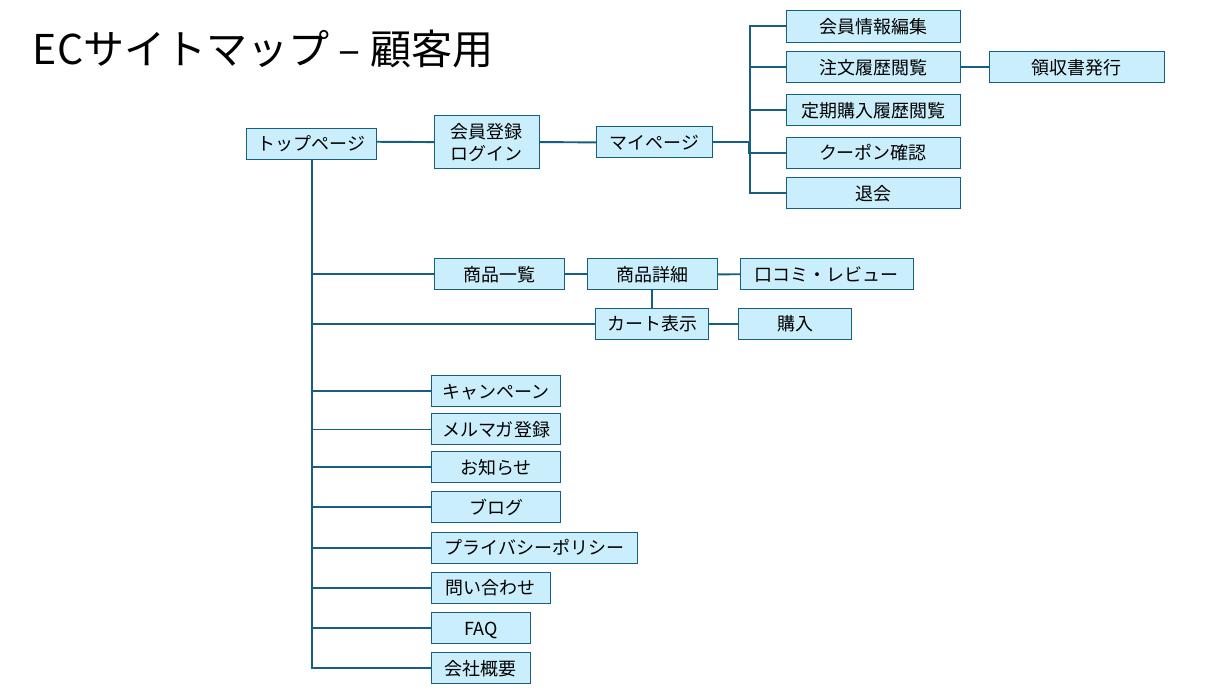
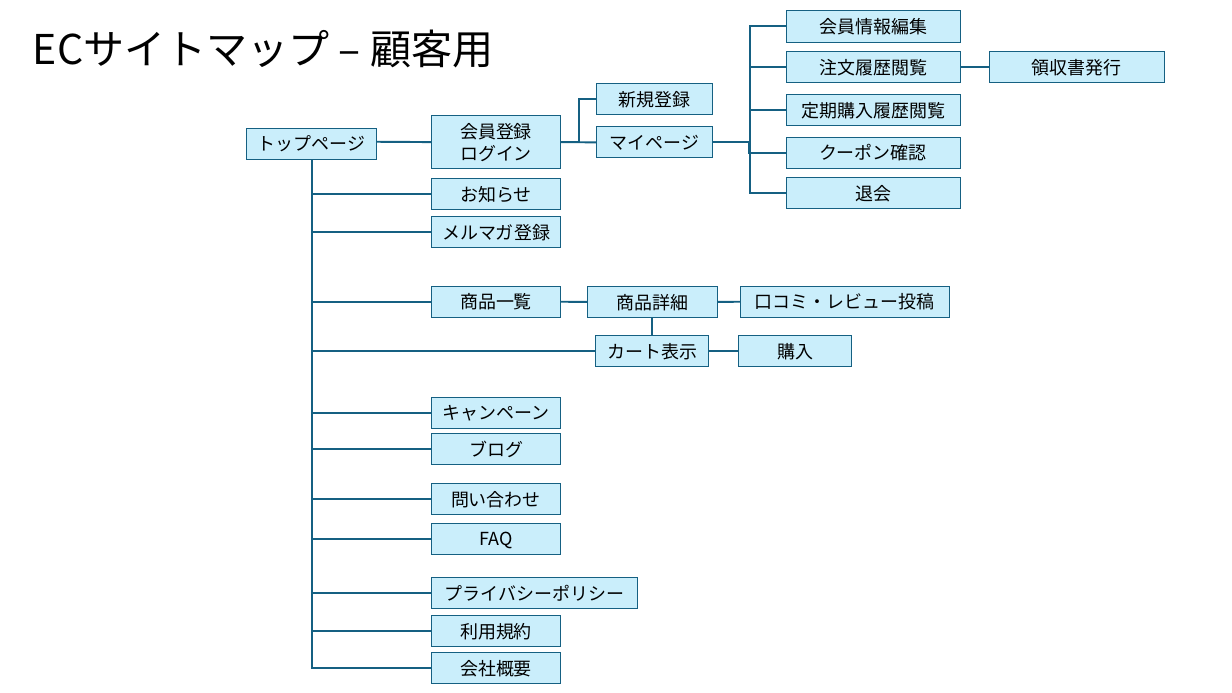
Before and after one commit to NaoyaIshizumi-Pasona/pm-cause-ec, a slide deck: slide 2 of 提案書/別紙3_ECサイトマップ.pptx. Drawn at 1232x693 pixels with LibreOffice and Linux fonts; fonts in the diff are those of the drawing. Boxes give left, top, right and bottom in pixels: in the first picture for what was removed or moved away, otherwise in the second. Text is boxed around its words. In the diff, an @@ line names an element or a change of style, - is before the commit and + after.

```diff
--- a/提案書/別紙3_ECサイトマップ.pptx
+++ b/提案書/別紙3_ECサイトマップ.pptx
@@ rectangle added at box(597, 83, 713, 115), fill #CAEEFB, outline #156082 0.75 pt, 14 pt, text #000000 @@
+新規登録
@@ rectangle "会員登録": place and size @@
-rectangle "会員登録" at box(434, 116, 539, 168)
+rectangle "会員登録" at box(432, 116, 561, 168)
@@ elbow line added from (561, 142) to (597, 99), #156082 1.5 pt @@
@@ line moved from (540, 142) - (597, 142) to (561, 142) - (597, 142) @@
@@ elbow line moved from (311, 159) - (432, 391) to (311, 159) - (432, 413) @@
@@ elbow line moved from (311, 159) - (596, 323) to (311, 159) - (596, 351) @@
@@ elbow line moved from (311, 159) - (432, 548) to (311, 159) - (432, 593) @@
@@ elbow line moved from (311, 159) - (434, 274) to (311, 159) - (432, 302) @@
@@ elbow line moved from (311, 159) - (432, 507) to (311, 159) - (432, 449) @@
@@ elbow line moved from (311, 159) - (432, 628) to (311, 159) - (432, 539) @@
@@ elbow line moved from (311, 159) - (432, 588) to (311, 159) - (432, 499) @@
@@ elbow line moved from (311, 159) - (432, 430) to (311, 159) - (432, 232) @@
@@ elbow line moved from (311, 159) - (432, 468) to (311, 159) - (432, 194) @@
@@ elbow line added from (311, 159) to (432, 631), #156082 1.5 pt @@
@@ rectangle "お知らせ": place and size @@
-rectangle "お知らせ" at box(432, 452, 561, 483)
+rectangle "お知らせ" at box(432, 178, 561, 210)
@@ rectangle "メルマガ登録": place and size @@
-rectangle "メルマガ登録" at box(432, 414, 561, 445)
+rectangle "メルマガ登録" at box(432, 216, 561, 248)
@@ rectangle "口コミ・レビュー投稿": place and size @@
-rectangle "口コミ・レビュー投稿" at box(740, 259, 914, 290)
+rectangle "口コミ・レビュー投稿" at box(740, 287, 950, 318)
@@ text in rectangle at box(755, 293, 935, 310): text changed @@
-口コミ・レビュー
+口コミ・レビュー投稿
@@ line moved from (565, 274) - (588, 274) to (561, 302) - (588, 302) @@
@@ rectangle "カート表示": place and size @@
-rectangle "カート表示" at box(596, 308, 709, 339)
+rectangle "カート表示" at box(596, 335, 709, 367)
@@ 3 lines, 2 rectangles: place and size @@
-3 lines, 2 rectangles at box(434, 259, 740, 323)
+3 lines, 2 rectangles at box(432, 287, 740, 351)
@@ rectangle "購入": place and size @@
-rectangle "購入" at box(738, 308, 851, 339)
+rectangle "購入" at box(738, 335, 851, 367)
@@ rectangle "キャンペーン": place and size @@
-rectangle "キャンペーン" at box(432, 375, 561, 407)
+rectangle "キャンペーン" at box(432, 397, 561, 429)
@@ rectangle "ブログ": place and size @@
-rectangle "ブログ" at box(432, 492, 561, 523)
+rectangle "ブログ" at box(432, 433, 561, 465)
@@ rectangle "問い合わせ": place and size @@
-rectangle "問い合わせ" at box(432, 572, 552, 604)
+rectangle "問い合わせ" at box(432, 483, 561, 515)
@@ rectangle "FAQ": place and size @@
-rectangle "FAQ" at box(432, 613, 531, 644)
+rectangle "FAQ" at box(432, 523, 561, 555)
@@ rectangle "プライバシーポリシー": place and size @@
-rectangle "プライバシーポリシー" at box(432, 532, 639, 564)
+rectangle "プライバシーポリシー" at box(432, 578, 639, 609)
@@ rectangle added at box(432, 616, 561, 647), fill #CAEEFB, outline #156082 0.75 pt, 14 pt, text #000000 @@
+利用規約
@@ rectangle "会社概要": place and size @@
-rectangle "会社概要" at box(432, 653, 531, 684)
+rectangle "会社概要" at box(432, 653, 561, 684)
```
Also in this commit, not shown: 1 other slide changed, 1 other file.
